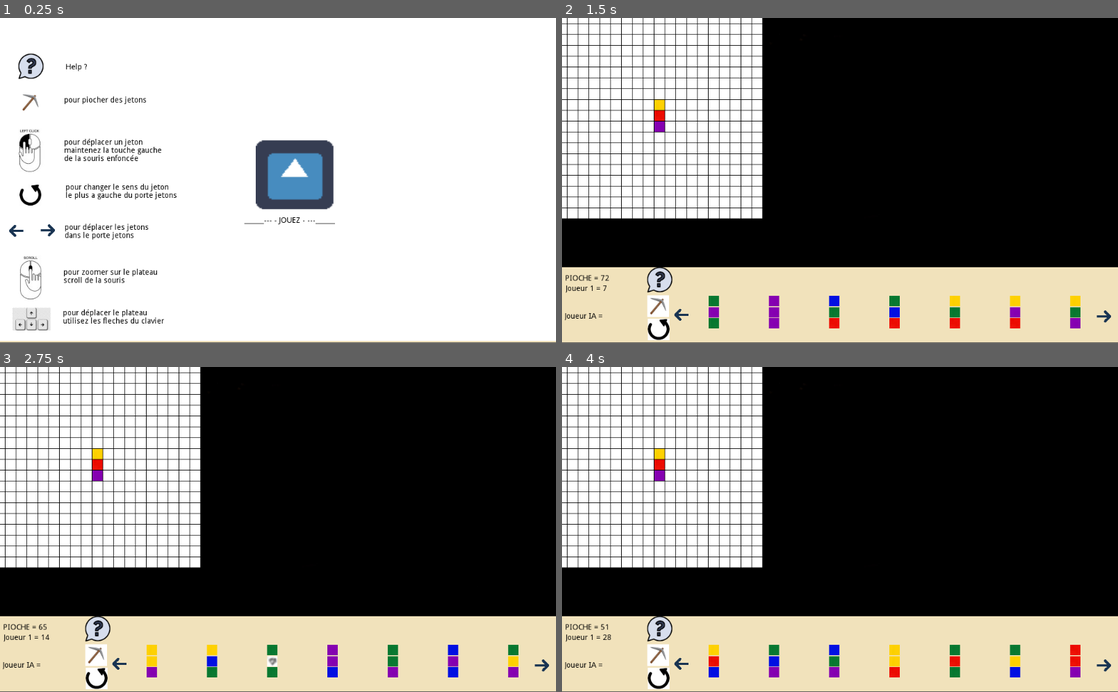
Above: before the commit, frames 1-4 (two rows, left to right).
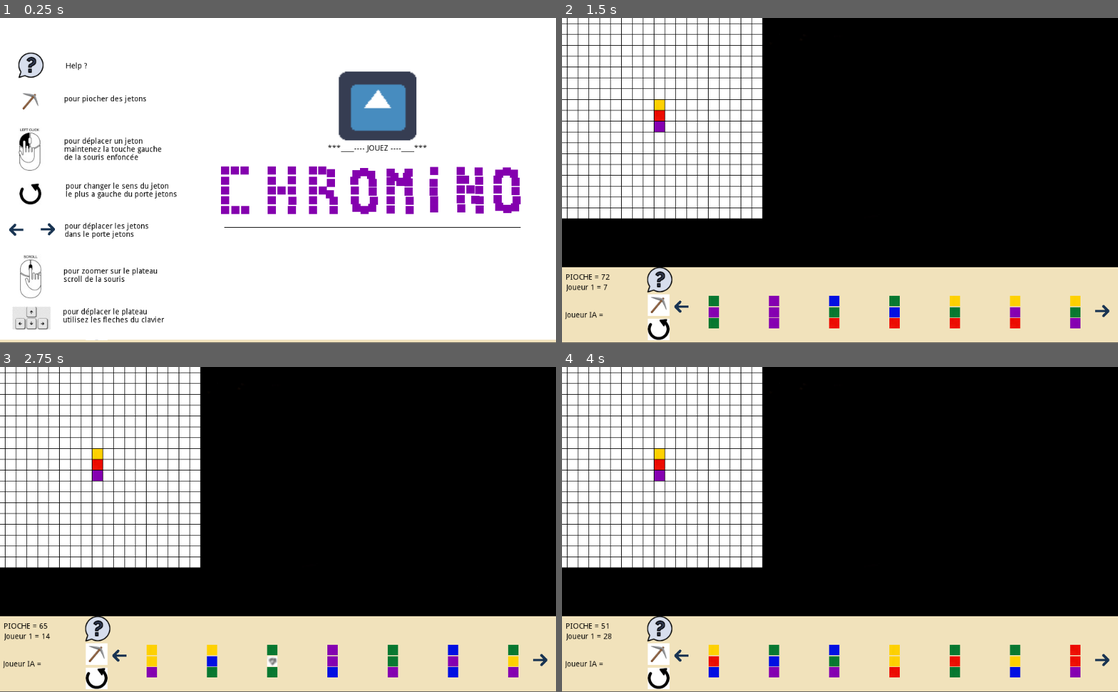
Above: after the commit, the same moments.

Repository: tartempion-sdr/chromino-V2
Game: Godot game, scene res://Node2D.tscn
Same seed, same stepped clock (60 frames per second), same inputs: the game is played once before the commit and once after it. The engine's default icon, where the game draws it, is replaced by a stand-in: a white triangle on a blue panel in a dark square.
Inputs:
- Up to frame 1 (0.25 s): no input
- Up to frame 2 (1.5 s): click "______--- - JOUEZ - ---______" (after the commit: "***____---- JOUEZ ----____***") at 0.5 s; click "PIOCHE = 79" at 1.25 s
- Up to frame 3 (2.75 s): click "PIOCHE = 72" at 2 s
- Up to frame 4 (4 s): click "PIOCHE = 65" at 2.75 s; click "PIOCHE = 58" at 3.5 s

The runs differ from the first frame. In frame 1, 12% of the frame differs, in the area x 0-100%, y 10-100%; in frame 2, 0.5%; in frame 3, 0.5%; in frame 4, 0.5%.

Commit message:
acceuil chromino

Diff:
--- a/Node2D.tscn
+++ b/Node2D.tscn
@@ -35,10 +35,10 @@
 }
 
 [node name="Button_pioche" type="TextureButton" parent="TextureRect2"]
-margin_left = 157.619
-margin_top = 51.6641
-margin_right = 197.619
-margin_bottom = 91.6641
+margin_left = 158.563
+margin_top = 49.7764
+margin_right = 198.563
+margin_bottom = 89.7764
 mouse_default_cursor_shape = 2
 texture_normal = ExtResource( 5 )
 expand = true
@@ -80,9 +80,9 @@
 
 [node name="Button_gauche2" type="TextureButton" parent="TextureRect2"]
 margin_left = 200.916
-margin_top = 68.2934
+margin_top = 53.1914
 margin_right = 240.916
-margin_bottom = 108.293
+margin_bottom = 93.1914
 mouse_default_cursor_shape = 2
 texture_normal = ExtResource( 7 )
 __meta__ = {
@@ -90,10 +90,10 @@
 }
 
 [node name="Button_droite" type="TextureButton" parent="TextureRect2"]
-margin_left = 978.565
-margin_top = 71.2814
-margin_right = 1018.56
-margin_bottom = 111.281
+margin_left = 975.733
+margin_top = 60.8988
+margin_right = 1015.73
+margin_bottom = 100.898
 mouse_default_cursor_shape = 2
 texture_normal = ExtResource( 6 )
 expand = true
--- a/acceuil.tscn
+++ b/acceuil.tscn
@@ -12,10 +12,28 @@
 [ext_resource path="res://icon.png" type="Texture" id=10]
 [ext_resource path="res://assets/interogation.png" type="Texture" id=11]
 [ext_resource path="res://247071528-44df4f33-883e-4c1d-baac-06f87b0656f4.png" type="Texture" id=12]
+[ext_resource path="res://assets/animesprite/violetanim.jpg" type="Texture" id=13]
+
+[sub_resource type="SpriteFrames" id=1]
+animations = [ {
+"frames": [ ExtResource( 13 ) ],
+"loop": true,
+"name": "default",
+"speed": 5.0
+} ]
+
+[sub_resource type="SpriteFrames" id=2]
+animations = [ {
+"frames": [ ExtResource( 13 ) ],
+"loop": true,
+"name": "default",
+"speed": 5.0
+} ]
 
 [node name="acceuil" type="TextureRect"]
+margin_top = -2.0
 margin_right = 1026.0
-margin_bottom = 596.0
+margin_bottom = 594.0
 mouse_filter = 2
 texture = ExtResource( 2 )
 expand = true
@@ -25,10 +43,10 @@
 }
 
 [node name="jouez" type="TextureButton" parent="."]
-margin_left = 470.951
-margin_top = 225.596
-margin_right = 613.951
-margin_bottom = 352.596
+margin_left = 623.599
+margin_top = 101.193
+margin_right = 766.599
+margin_bottom = 228.193
 mouse_default_cursor_shape = 2
 texture_normal = ExtResource( 10 )
 texture_hover = ExtResource( 12 )
@@ -38,14 +56,17 @@
 }
 
 [node name="RichTextLabel" type="RichTextLabel" parent="jouez"]
-margin_left = -21.0
-margin_top = 141.0
-margin_right = 163.0
-margin_bottom = 169.0
+margin_left = -19.6652
+margin_top = 134.993
+margin_right = 164.335
+margin_bottom = 162.993
 custom_colors/default_color = Color( 0, 0, 0, 1 )
 tab_size = 8
-text = "______--- - JOUEZ - ---______"
+text = "***____---- JOUEZ ----____***"
 scroll_active = false
+__meta__ = {
+"_edit_use_anchors_": false
+}
 
 [node name="pioche" type="TextureRect" parent="."]
 margin_left = 35.8148
@@ -66,6 +87,9 @@
 custom_colors/default_color = Color( 0, 0, 0, 1 )
 text = "pour piocher des jetons
 "
+__meta__ = {
+"_edit_use_anchors_": false
+}
 
 [node name="flechegauche" type="TextureRect" parent="."]
 margin_left = 10.1144
@@ -177,4 +201,468 @@
 margin_bottom = 61.7676
 custom_colors/default_color = Color( 0, 0, 0, 1 )
 text = "Help ?"
+__meta__ = {
+"_edit_use_anchors_": false
+}
+
+[node name="chromino" type="Area2D" parent="."]
+position = Vector2( 4, 6 )
+
+[node name="C" type="Area2D" parent="chromino"]
+position = Vector2( 737.656, 76.776 )
+
+[node name="AnimatedSprite" type="AnimatedSprite" parent="chromino/C"]
+position = Vector2( -327.096, 200.75 )
+frames = SubResource( 1 )
+playing = true
+
+[node name="AnimatedSprite6" type="AnimatedSprite" parent="chromino/C"]
+position = Vector2( -308.096, 273.75 )
+frames = SubResource( 1 )
+playing = true
+
+[node name="AnimatedSprite9" type="AnimatedSprite" parent="chromino/C"]
+position = Vector2( -290.096, 273.75 )
+frames = SubResource( 1 )
+playing = true
+
+[node name="AnimatedSprite7" type="AnimatedSprite" parent="chromino/C"]
+position = Vector2( -291.096, 200.75 )
+frames = SubResource( 1 )
+playing = true
+
+[node name="AnimatedSprite8" type="AnimatedSprite" parent="chromino/C"]
+position = Vector2( -309.096, 200.75 )
+frames = SubResource( 1 )
+playing = true
+
+[node name="AnimatedSprite5" type="AnimatedSprite" parent="chromino/C"]
+position = Vector2( -327.331, 219.485 )
+frames = SubResource( 1 )
+playing = true
+
+[node name="AnimatedSprite4" type="AnimatedSprite" parent="chromino/C"]
+position = Vector2( -327.096, 237.25 )
+frames = SubResource( 1 )
+playing = true
+
+[node name="AnimatedSprite3" type="AnimatedSprite" parent="chromino/C"]
+position = Vector2( -327.096, 255.25 )
+frames = SubResource( 1 )
+playing = true
+
+[node name="AnimatedSprite2" type="AnimatedSprite" parent="chromino/C"]
+position = Vector2( -327.138, 273.29 )
+frames = SubResource( 2 )
+
+[node name="H" type="Area2D" parent="chromino"]
+position = Vector2( 823.656, 76.776 )
+
+[node name="AnimatedSprite" type="AnimatedSprite" parent="chromino/H"]
+position = Vector2( -327.096, 200.75 )
+frames = SubResource( 1 )
+playing = true
+
+[node name="AnimatedSprite11" type="AnimatedSprite" parent="chromino/H"]
+position = Vector2( -290.096, 200.75 )
+frames = SubResource( 1 )
+playing = true
+
+[node name="AnimatedSprite6" type="AnimatedSprite" parent="chromino/H"]
+position = Vector2( -289.247, 256.779 )
+frames = SubResource( 1 )
+playing = true
+
+[node name="AnimatedSprite9" type="AnimatedSprite" parent="chromino/H"]
+position = Vector2( -290.096, 273.75 )
+frames = SubResource( 1 )
+playing = true
+
+[node name="AnimatedSprite7" type="AnimatedSprite" parent="chromino/H"]
+position = Vector2( -290.389, 237.933 )
+frames = SubResource( 1 )
+playing = true
+
+[node name="AnimatedSprite8" type="AnimatedSprite" parent="chromino/H"]
+position = Vector2( -290.297, 219.063 )
+frames = SubResource( 1 )
+playing = true
+
+[node name="AnimatedSprite5" type="AnimatedSprite" parent="chromino/H"]
+position = Vector2( -327.331, 219.485 )
+frames = SubResource( 1 )
+playing = true
+
+[node name="AnimatedSprite4" type="AnimatedSprite" parent="chromino/H"]
+position = Vector2( -327.096, 237.25 )
+frames = SubResource( 1 )
+playing = true
+
+[node name="AnimatedSprite10" type="AnimatedSprite" parent="chromino/H"]
+position = Vector2( -309.096, 237.25 )
+frames = SubResource( 1 )
+playing = true
+
+[node name="AnimatedSprite3" type="AnimatedSprite" parent="chromino/H"]
+position = Vector2( -327.096, 255.25 )
+frames = SubResource( 1 )
+playing = true
+
+[node name="AnimatedSprite2" type="AnimatedSprite" parent="chromino/H"]
+position = Vector2( -327.138, 273.29 )
+frames = SubResource( 2 )
+
+[node name="R" type="Area2D" parent="chromino"]
+position = Vector2( 899.656, 76.776 )
+
+[node name="AnimatedSprite" type="AnimatedSprite" parent="chromino/R"]
+position = Vector2( -327.096, 200.75 )
+frames = SubResource( 1 )
+playing = true
+
+[node name="AnimatedSprite12" type="AnimatedSprite" parent="chromino/R"]
+position = Vector2( -310.096, 200.75 )
+frames = SubResource( 1 )
+playing = true
+
+[node name="AnimatedSprite11" type="AnimatedSprite" parent="chromino/R"]
+position = Vector2( -293.842, 205.245 )
+frames = SubResource( 1 )
+playing = true
+
+[node name="AnimatedSprite6" type="AnimatedSprite" parent="chromino/R"]
+position = Vector2( -289.247, 256.779 )
+frames = SubResource( 1 )
+playing = true
+
+[node name="AnimatedSprite9" type="AnimatedSprite" parent="chromino/R"]
+position = Vector2( -289.096, 273.75 )
+frames = SubResource( 1 )
+playing = true
+
+[node name="AnimatedSprite7" type="AnimatedSprite" parent="chromino/R"]
+position = Vector2( -295.953, 245.201 )
+frames = SubResource( 1 )
+playing = true
+
+[node name="AnimatedSprite8" type="AnimatedSprite" parent="chromino/R"]
+position = Vector2( -294.04, 223.307 )
+frames = SubResource( 1 )
+playing = true
+
+[node name="AnimatedSprite5" type="AnimatedSprite" parent="chromino/R"]
+position = Vector2( -327.331, 219.485 )
+frames = SubResource( 1 )
+playing = true
+
+[node name="AnimatedSprite4" type="AnimatedSprite" parent="chromino/R"]
+position = Vector2( -327.096, 237.25 )
+frames = SubResource( 1 )
+playing = true
+
+[node name="AnimatedSprite10" type="AnimatedSprite" parent="chromino/R"]
+position = Vector2( -309.096, 237.25 )
+frames = SubResource( 1 )
+playing = true
+
+[node name="AnimatedSprite3" type="AnimatedSprite" parent="chromino/R"]
+position = Vector2( -327.096, 255.25 )
+frames = SubResource( 1 )
+playing = true
+
+[node name="AnimatedSprite2" type="AnimatedSprite" parent="chromino/R"]
+position = Vector2( -327.138, 273.29 )
+frames = SubResource( 2 )
+
+[node name="O" type="Area2D" parent="chromino"]
+position = Vector2( 976.294, 76.776 )
+
+[node name="AnimatedSprite" type="AnimatedSprite" parent="chromino/O"]
+position = Vector2( -324.096, 207.75 )
+frames = SubResource( 1 )
+playing = true
+
+[node name="AnimatedSprite12" type="AnimatedSprite" parent="chromino/O"]
+position = Vector2( -310.096, 203.75 )
+frames = SubResource( 1 )
+playing = true
+
+[node name="AnimatedSprite11" type="AnimatedSprite" parent="chromino/O"]
+position = Vector2( -296.842, 208.245 )
+frames = SubResource( 1 )
+playing = true
+
+[node name="AnimatedSprite6" type="AnimatedSprite" parent="chromino/O"]
+position = Vector2( -292.247, 256.779 )
+frames = SubResource( 1 )
+playing = true
+
+[node name="AnimatedSprite9" type="AnimatedSprite" parent="chromino/O"]
+position = Vector2( -295.096, 269.75 )
+frames = SubResource( 1 )
+playing = true
+
+[node name="AnimatedSprite7" type="AnimatedSprite" parent="chromino/O"]
+position = Vector2( -293.953, 240.201 )
+frames = SubResource( 1 )
+playing = true
+
+[node name="AnimatedSprite8" type="AnimatedSprite" parent="chromino/O"]
+position = Vector2( -294.04, 223.307 )
+frames = SubResource( 1 )
+playing = true
+
+[node name="AnimatedSprite5" type="AnimatedSprite" parent="chromino/O"]
+position = Vector2( -327.331, 219.485 )
+frames = SubResource( 1 )
+playing = true
+
+[node name="AnimatedSprite4" type="AnimatedSprite" parent="chromino/O"]
+position = Vector2( -327.096, 237.25 )
+frames = SubResource( 1 )
+playing = true
+
+[node name="AnimatedSprite3" type="AnimatedSprite" parent="chromino/O"]
+position = Vector2( -327.096, 255.25 )
+frames = SubResource( 1 )
+playing = true
+
+[node name="AnimatedSprite2" type="AnimatedSprite" parent="chromino/O"]
+position = Vector2( -324.138, 269.29 )
+frames = SubResource( 2 )
+
+[node name="AnimatedSprite10" type="AnimatedSprite" parent="chromino/O"]
+position = Vector2( -309.138, 273.29 )
+frames = SubResource( 2 )
+
+[node name="M" type="Area2D" parent="chromino"]
+position = Vector2( 1042.62, 77.6681 )
+
+[node name="AnimatedSprite" type="AnimatedSprite" parent="chromino/M"]
+position = Vector2( -327.096, 203.75 )
+frames = SubResource( 1 )
+playing = true
+
+[node name="AnimatedSprite12" type="AnimatedSprite" parent="chromino/M"]
+position = Vector2( -320.096, 211.75 )
+frames = SubResource( 1 )
+playing = true
+
+[node name="AnimatedSprite13" type="AnimatedSprite" parent="chromino/M"]
+position = Vector2( -297.096, 211.75 )
+frames = SubResource( 1 )
+playing = true
+
+[node name="AnimatedSprite11" type="AnimatedSprite" parent="chromino/M"]
+position = Vector2( -293.842, 204.245 )
+frames = SubResource( 1 )
+playing = true
+
+[node name="AnimatedSprite6" type="AnimatedSprite" parent="chromino/M"]
+position = Vector2( -292.247, 255.779 )
+frames = SubResource( 1 )
+playing = true
+
+[node name="AnimatedSprite9" type="AnimatedSprite" parent="chromino/M"]
+position = Vector2( -292.096, 272.75 )
+frames = SubResource( 1 )
+playing = true
+
+[node name="AnimatedSprite7" type="AnimatedSprite" parent="chromino/M"]
+position = Vector2( -293.953, 239.201 )
+frames = SubResource( 1 )
+playing = true
+
+[node name="AnimatedSprite8" type="AnimatedSprite" parent="chromino/M"]
+position = Vector2( -294.04, 222.307 )
+frames = SubResource( 1 )
+playing = true
+
+[node name="AnimatedSprite5" type="AnimatedSprite" parent="chromino/M"]
+position = Vector2( -327.331, 219.485 )
+frames = SubResource( 1 )
+playing = true
+
+[node name="AnimatedSprite4" type="AnimatedSprite" parent="chromino/M"]
+position = Vector2( -327.096, 237.25 )
+frames = SubResource( 1 )
+playing = true
+
+[node name="AnimatedSprite3" type="AnimatedSprite" parent="chromino/M"]
+position = Vector2( -327.096, 255.25 )
+frames = SubResource( 1 )
+playing = true
+
+[node name="AnimatedSprite2" type="AnimatedSprite" parent="chromino/M"]
+position = Vector2( -327.138, 272.29 )
+frames = SubResource( 2 )
+
+[node name="AnimatedSprite10" type="AnimatedSprite" parent="chromino/M"]
+position = Vector2( -309.138, 221.29 )
+frames = SubResource( 2 )
+
+[node name="I" type="Area2D" parent="chromino"]
+position = Vector2( 1106.59, 74.4249 )
+
+[node name="AnimatedSprite12" type="AnimatedSprite" parent="chromino/I"]
+position = Vector2( -311.096, 203.75 )
+frames = SubResource( 1 )
+playing = true
+
+[node name="AnimatedSprite8" type="AnimatedSprite" parent="chromino/I"]
+position = Vector2( -311.789, 225.937 )
+frames = SubResource( 1 )
+playing = true
+
+[node name="AnimatedSprite4" type="AnimatedSprite" parent="chromino/I"]
+position = Vector2( -311.717, 241.659 )
+frames = SubResource( 1 )
+playing = true
+
+[node name="AnimatedSprite3" type="AnimatedSprite" parent="chromino/I"]
+position = Vector2( -310.977, 257.769 )
+frames = SubResource( 1 )
+playing = true
+
+[node name="AnimatedSprite10" type="AnimatedSprite" parent="chromino/I"]
+position = Vector2( -311.138, 273.29 )
+frames = SubResource( 2 )
+
+[node name="N" type="Area2D" parent="chromino"]
+position = Vector2( 1171.59, 75.4249 )
+
+[node name="AnimatedSprite" type="AnimatedSprite" parent="chromino/N"]
+position = Vector2( -327.096, 202.75 )
+frames = SubResource( 1 )
+playing = true
+
+[node name="AnimatedSprite12" type="AnimatedSprite" parent="chromino/N"]
+position = Vector2( -309.506, 237.248 )
+frames = SubResource( 1 )
+playing = true
+
+[node name="AnimatedSprite13" type="AnimatedSprite" parent="chromino/N"]
+position = Vector2( -319.506, 219.248 )
+frames = SubResource( 1 )
+playing = true
+
+[node name="AnimatedSprite11" type="AnimatedSprite" parent="chromino/N"]
+position = Vector2( -293.842, 204.245 )
+frames = SubResource( 1 )
+playing = true
+
+[node name="AnimatedSprite6" type="AnimatedSprite" parent="chromino/N"]
+position = Vector2( -292.247, 256.779 )
+frames = SubResource( 1 )
+playing = true
+
+[node name="AnimatedSprite9" type="AnimatedSprite" parent="chromino/N"]
+position = Vector2( -292.096, 273.75 )
+frames = SubResource( 1 )
+playing = true
+
+[node name="AnimatedSprite7" type="AnimatedSprite" parent="chromino/N"]
+position = Vector2( -292.953, 238.201 )
+frames = SubResource( 1 )
+playing = true
+
+[node name="AnimatedSprite8" type="AnimatedSprite" parent="chromino/N"]
+position = Vector2( -293.04, 221.307 )
+frames = SubResource( 1 )
+playing = true
+
+[node name="AnimatedSprite5" type="AnimatedSprite" parent="chromino/N"]
+position = Vector2( -327.331, 219.485 )
+frames = SubResource( 1 )
+playing = true
+
+[node name="AnimatedSprite4" type="AnimatedSprite" parent="chromino/N"]
+position = Vector2( -327.096, 237.25 )
+frames = SubResource( 1 )
+playing = true
+
+[node name="AnimatedSprite3" type="AnimatedSprite" parent="chromino/N"]
+position = Vector2( -327.096, 255.25 )
+frames = SubResource( 1 )
+playing = true
+
+[node name="AnimatedSprite2" type="AnimatedSprite" parent="chromino/N"]
+position = Vector2( -326.138, 272.29 )
+frames = SubResource( 2 )
+
+[node name="AnimatedSprite10" type="AnimatedSprite" parent="chromino/N"]
+position = Vector2( -300.319, 256.321 )
+frames = SubResource( 2 )
+
+[node name="O2" type="Area2D" parent="chromino"]
+position = Vector2( 1239.59, 75.4249 )
+
+[node name="AnimatedSprite" type="AnimatedSprite" parent="chromino/O2"]
+position = Vector2( -324.096, 207.75 )
+frames = SubResource( 1 )
+playing = true
+
+[node name="AnimatedSprite12" type="AnimatedSprite" parent="chromino/O2"]
+position = Vector2( -310.096, 203.75 )
+frames = SubResource( 1 )
+playing = true
+
+[node name="AnimatedSprite11" type="AnimatedSprite" parent="chromino/O2"]
+position = Vector2( -296.842, 208.245 )
+frames = SubResource( 1 )
+playing = true
+
+[node name="AnimatedSprite6" type="AnimatedSprite" parent="chromino/O2"]
+position = Vector2( -292.247, 256.779 )
+frames = SubResource( 1 )
+playing = true
+
+[node name="AnimatedSprite9" type="AnimatedSprite" parent="chromino/O2"]
+position = Vector2( -295.096, 269.75 )
+frames = SubResource( 1 )
+playing = true
+
+[node name="AnimatedSprite7" type="AnimatedSprite" parent="chromino/O2"]
+position = Vector2( -293.953, 240.201 )
+frames = SubResource( 1 )
+playing = true
+
+[node name="AnimatedSprite8" type="AnimatedSprite" parent="chromino/O2"]
+position = Vector2( -294.04, 223.307 )
+frames = SubResource( 1 )
+playing = true
+
+[node name="AnimatedSprite5" type="AnimatedSprite" parent="chromino/O2"]
+position = Vector2( -327.331, 219.485 )
+frames = SubResource( 1 )
+playing = true
+
+[node name="AnimatedSprite4" type="AnimatedSprite" parent="chromino/O2"]
+position = Vector2( -327.096, 237.25 )
+frames = SubResource( 1 )
+playing = true
+
+[node name="AnimatedSprite3" type="AnimatedSprite" parent="chromino/O2"]
+position = Vector2( -327.096, 255.25 )
+frames = SubResource( 1 )
+playing = true
+
+[node name="AnimatedSprite2" type="AnimatedSprite" parent="chromino/O2"]
+position = Vector2( -324.138, 269.29 )
+frames = SubResource( 2 )
+
+[node name="AnimatedSprite10" type="AnimatedSprite" parent="chromino/O2"]
+position = Vector2( -309.138, 273.29 )
+frames = SubResource( 2 )
+
+[node name="RichTextLabel" type="RichTextLabel" parent="."]
+margin_left = 409.0
+margin_top = 376.0
+margin_right = 971.0
+margin_bottom = 409.0
+custom_colors/default_color = Color( 0, 0, 0, 1 )
+text = " ___________________________________________________________________________________________"
+__meta__ = {
+"_edit_use_anchors_": false
+}
 [connection signal="pressed" from="jouez" to="." method="_on_TextureButton_pressed"]
Not shown: 1 places in acceuil.tscn that only renumber resources
Binary file added: assets/animesprite/violetanim.jpg
Not shown, added: assets/animesprite/violetanim.jpg.import
